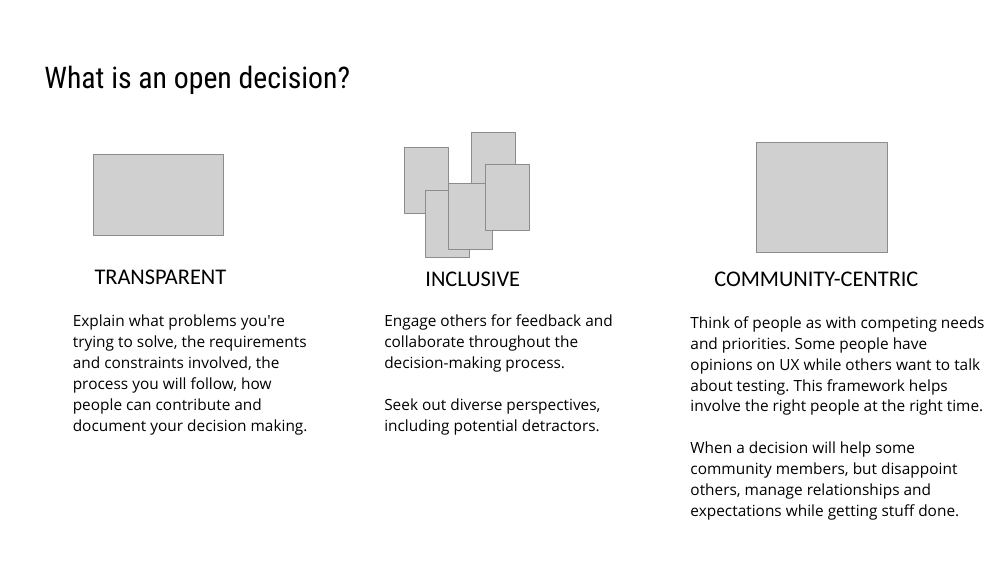
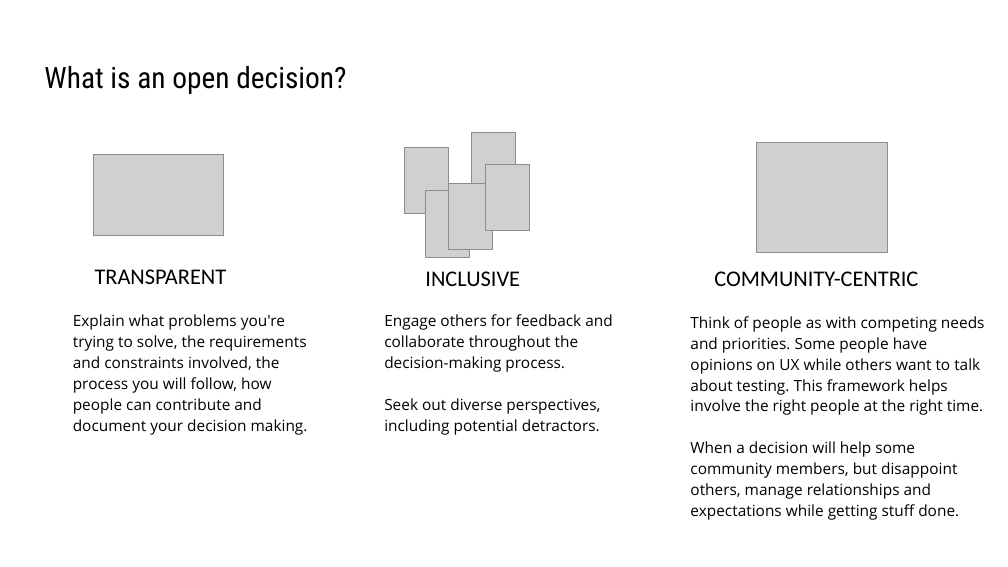
Before and after one commit to LauraHilliger/presentations, a slide deck: slide 9 of greenpeace/ComfortableChaos.pptx. Drawn at 1008x567 pixels with LibreOffice and Linux fonts; fonts in the diff are those of the drawing; grey boxes stand for pictures. Boxes give left, top, right and bottom in pixels: in the first picture for what was removed or moved away, otherwise in the second. Text is boxed around its words. In the diff, an @@ line names an element or a change of style, - is before the commit and + after.

```diff
--- a/greenpeace/ComfortableChaos.pptx
+++ b/greenpeace/ComfortableChaos.pptx
@@ title "What is an open decision?" at (44,66,346,94): size 21.3 to 21 pt @@
```
Also in this commit, not shown: 7 other slides changed, 1 slide added, 14 other files.
